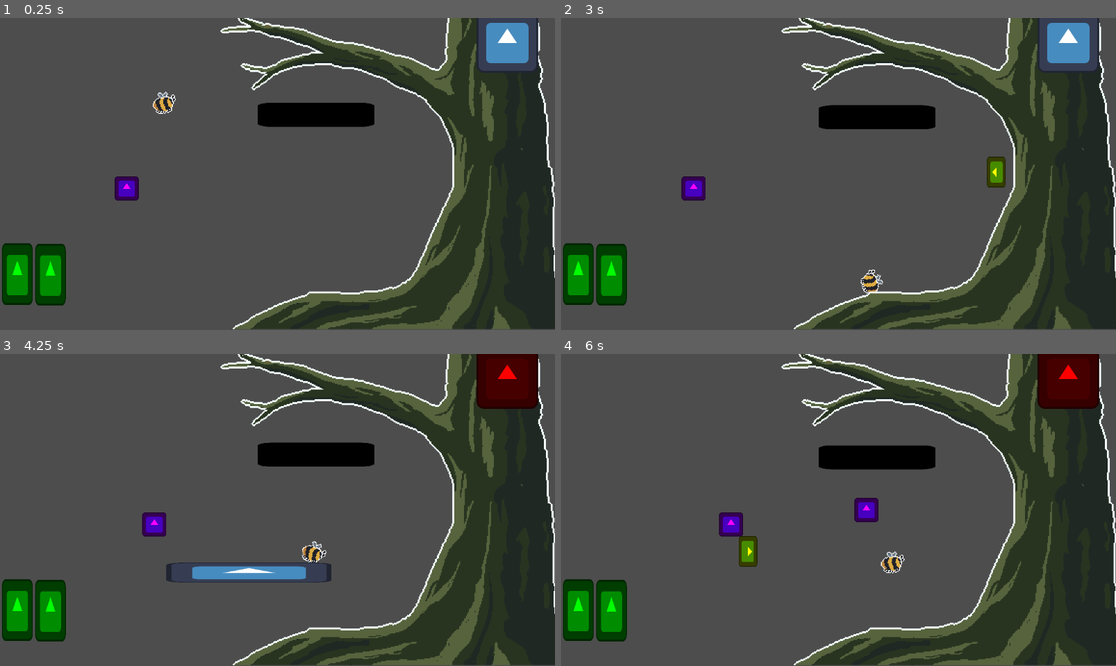
Above: before the commit, frames 1-4 (two rows, left to right).
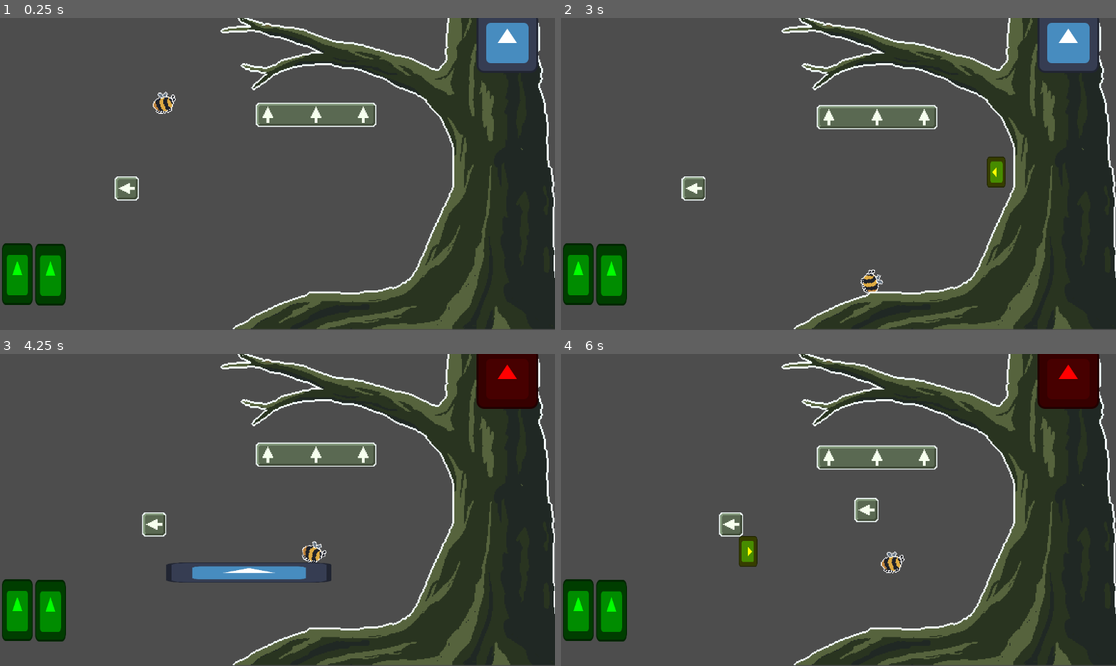
Above: after the commit, the same moments.

Repository: schmertenk/platformer
Game: Godot game, scene res://Game.tscn
Same seed, same stepped clock (60 frames per second), same inputs: the game is played once before the commit and once after it. The engine's default icon, where the game draws it, is replaced by a stand-in: a white triangle on a blue panel in a dark square.
Inputs (mouse positions are in pixels of both pictures, inside the frame that each line leads up to):
- Up to frame 1 (0.25 s): no input
- Up to frame 2 (3 s): click (1066, 42) at 0.5 s; tap Enter at 1.25 s; move the mouse to (960, 158) at 1.27 s; hold Right (right) 1.28-2.78 s; click (960, 158) at 1.35 s; tap Space (jump) at 1.52, 2.27 s; move the mouse to (960, 158) at 2.02 s; right-click (960, 158) at 2.1 s; move the mouse to (894, 105) at 2.77 s; hold Left (left) from 2.78 s (still down); click (894, 105) at 2.85 s
- Up to frame 3 (4.25 s): move the mouse to (249, 572) at 3.52 s; release Left (left) at 3.53 s; hold Right (right) from 3.53 s (still down); right-click (249, 572) at 3.6 s; tap Space (jump) at 3.77 s
- Up to frame 4 (6 s): move the mouse to (1005, 556) at 4.27 s; click (1005, 556) at 4.35 s; tap Space (jump) at 4.52, 5.27 s; move the mouse to (672, 463) at 5.02 s; release Right (right) at 5.03 s; hold Left (left) 5.03-5.78 s; right-click (672, 463) at 5.1 s; move the mouse to (866, 510) at 5.77 s; hold Right (right) from 5.78 s (still down); click (866, 510) at 5.85 s

The runs differ from the first frame. In frame 1, 2.0% of the frame differs, in the area x 20-68%, y 27-59%; in frame 2, 2.0%; in frame 3, 2.0%; in frame 4, 2.4%, in the area x 28-68%, y 29-59%.

Commit message:
added controlplatform art

Diff:
--- a/Scenes/ControlPlatforms/A/A.tscn
+++ b/Scenes/ControlPlatforms/A/A.tscn
@@ -1,7 +1,7 @@
 [gd_scene load_steps=5 format=3 uid="uid://ckk2a2y8kadm1"]
 
 [ext_resource type="Script" path="res://Scenes/ControlPlatforms/A/A.gd" id="1_v1mdy"]
-[ext_resource type="Texture2D" uid="uid://cd1xkunslic63" path="res://icon.svg" id="2_mpali"]
+[ext_resource type="Texture2D" uid="uid://dsxijsn5sxtx8" path="res://Images/ControlPlatforms/left.png" id="2_hsxv5"]
 
 [sub_resource type="RectangleShape2D" id="RectangleShape2D_xdnme"]
 size = Vector2(50, 50)
@@ -10,16 +10,16 @@
 size = Vector2(50, 50)
 
 [node name="A" type="Node2D"]
+texture_filter = 1
 script = ExtResource("1_v1mdy")
 id = "A"
 
 [node name="Body" type="AnimatableBody2D" parent="."]
 
 [node name="Sprite2D" type="Sprite2D" parent="Body"]
-modulate = Color(1, 0, 1, 1)
 position = Vector2(0, 3.57628e-07)
-scale = Vector2(0.390625, 0.390625)
-texture = ExtResource("2_mpali")
+scale = Vector2(2, 2)
+texture = ExtResource("2_hsxv5")
 
 [node name="CollisionShape2D" type="CollisionShape2D" parent="Body"]
 shape = SubResource("RectangleShape2D_xdnme")
--- a/Scenes/ControlPlatforms/D/D.tscn
+++ b/Scenes/ControlPlatforms/D/D.tscn
@@ -1,7 +1,7 @@
 [gd_scene load_steps=5 format=3 uid="uid://msvm0siopud7"]
 
 [ext_resource type="Script" path="res://Scenes/ControlPlatforms/D/D.gd" id="1_n6snq"]
-[ext_resource type="Texture2D" uid="uid://cd1xkunslic63" path="res://icon.svg" id="2_f3itf"]
+[ext_resource type="Texture2D" uid="uid://cs6nq4trgc3xn" path="res://Images/ControlPlatforms/right.png" id="2_onqiw"]
 
 [sub_resource type="RectangleShape2D" id="RectangleShape2D_xdnme"]
 size = Vector2(50, 50)
@@ -10,16 +10,16 @@
 size = Vector2(50, 50)
 
 [node name="D" type="Node2D"]
+texture_filter = 1
 script = ExtResource("1_n6snq")
 id = "D"
 
 [node name="Body" type="AnimatableBody2D" parent="."]
 
 [node name="Sprite2D" type="Sprite2D" parent="Body"]
-modulate = Color(0.694118, 0.631373, 0, 1)
 position = Vector2(0, -2.98023e-08)
-scale = Vector2(0.390625, 0.390625)
-texture = ExtResource("2_f3itf")
+scale = Vector2(2, 2)
+texture = ExtResource("2_onqiw")
 
 [node name="CollisionShape2D" type="CollisionShape2D" parent="Body"]
 shape = SubResource("RectangleShape2D_xdnme")
--- a/Scenes/ControlPlatforms/S/S.tscn
+++ b/Scenes/ControlPlatforms/S/S.tscn
@@ -1,7 +1,7 @@
 [gd_scene load_steps=5 format=3 uid="uid://d08nfxj8cbfy3"]
 
 [ext_resource type="Script" path="res://Scenes/ControlPlatforms/S/S.gd" id="1_e7o7x"]
-[ext_resource type="Texture2D" uid="uid://cd1xkunslic63" path="res://icon.svg" id="2_nahmo"]
+[ext_resource type="Texture2D" uid="uid://b16gsjxi7haf8" path="res://Images/ControlPlatforms/down.png" id="2_ot4c7"]
 
 [sub_resource type="RectangleShape2D" id="RectangleShape2D_o4emf"]
 size = Vector2(50, 50)
@@ -10,15 +10,15 @@
 size = Vector2(50, 50)
 
 [node name="S" type="Node2D"]
+texture_filter = 1
 script = ExtResource("1_e7o7x")
 
 [node name="Body" type="AnimatableBody2D" parent="."]
 
 [node name="Sprite2D" type="Sprite2D" parent="Body"]
-modulate = Color(0.694118, 0.631373, 0, 1)
 position = Vector2(0, -2.38419e-07)
-scale = Vector2(0.390625, 0.390625)
-texture = ExtResource("2_nahmo")
+scale = Vector2(2, 2)
+texture = ExtResource("2_ot4c7")
 
 [node name="CollisionShape2D" type="CollisionShape2D" parent="Body"]
 shape = SubResource("RectangleShape2D_o4emf")
--- a/Scenes/ControlPlatforms/Space/Space.tscn
+++ b/Scenes/ControlPlatforms/Space/Space.tscn
@@ -1,7 +1,7 @@
 [gd_scene load_steps=4 format=3 uid="uid://du8eylddi3p1r"]
 
 [ext_resource type="Script" path="res://Scenes/ControlPlatforms/Space/Space.gd" id="1_4a5iq"]
-[ext_resource type="Texture2D" uid="uid://cd1xkunslic63" path="res://icon.svg" id="2_40vgy"]
+[ext_resource type="Texture2D" uid="uid://bkfke6ps4in6m" path="res://Images/ControlPlatforms/Space.png" id="2_wno88"]
 
 [sub_resource type="RectangleShape2D" id="RectangleShape2D_pg3q8"]
 size = Vector2(242, 50)
@@ -14,9 +14,8 @@
 mass = 5.0
 
 [node name="Sprite2D" type="Sprite2D" parent="Body"]
-modulate = Color(0, 0, 0, 1)
-scale = Vector2(1.89063, 0.390625)
-texture = ExtResource("2_40vgy")
+scale = Vector2(2, 2)
+texture = ExtResource("2_wno88")
 
 [node name="CollisionShape2D" type="CollisionShape2D" parent="Body"]
 shape = SubResource("RectangleShape2D_pg3q8")
Binary file added: Images/ControlPlatforms/Space.png
Not shown, added: Images/ControlPlatforms/Space.png.import
Binary file added: Images/ControlPlatforms/down.png
Not shown, added: Images/ControlPlatforms/down.png.import
Binary file added: Images/ControlPlatforms/left.png
Not shown, added: Images/ControlPlatforms/left.png.import
Binary file added: Images/ControlPlatforms/right.png
Not shown, added: Images/ControlPlatforms/right.png.import
Binary file added: Images/ControlPlatforms/small_platforms.aseprite
Binary file added: Images/ControlPlatforms/space.aseprite
Binary file changed: Images/palette.aseprite
